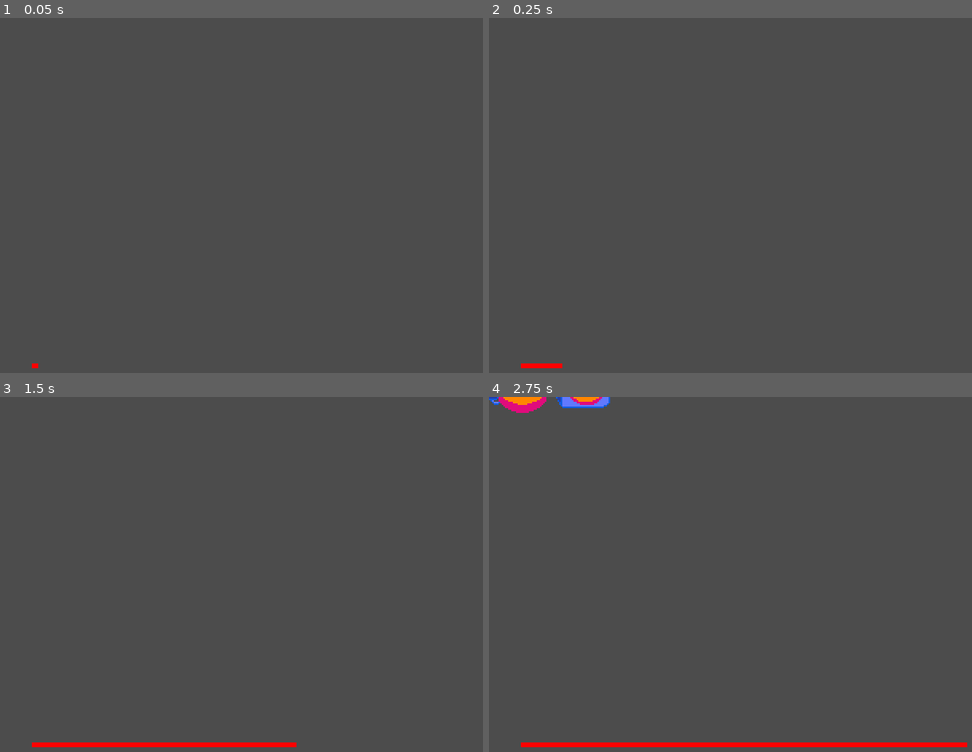
Above: before the commit, frames 1-4 (two rows, left to right).
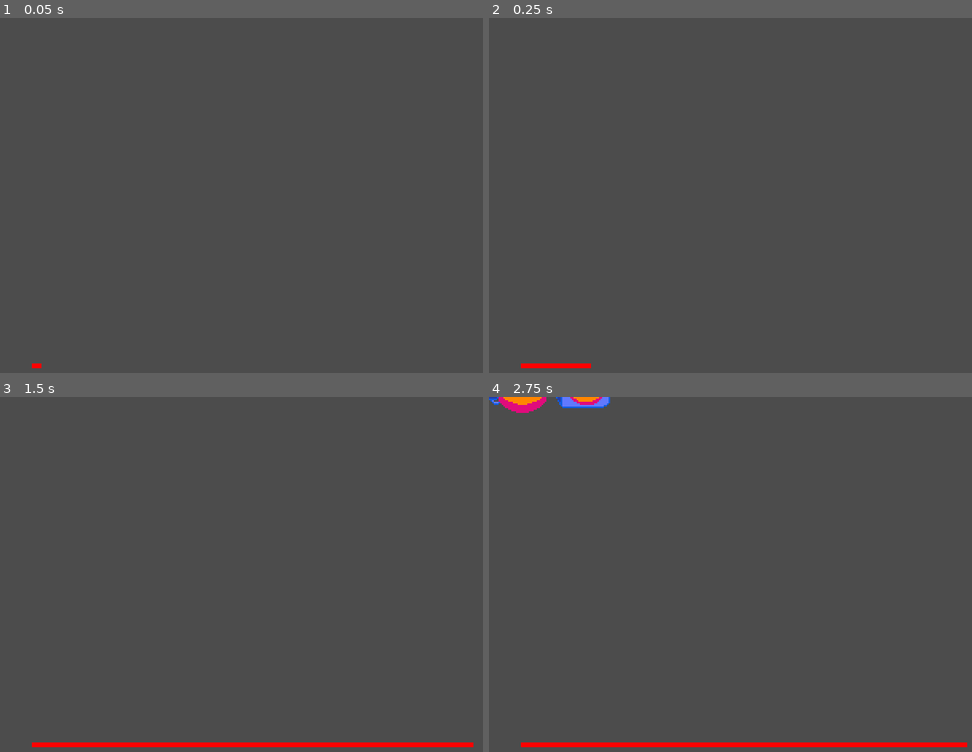
Above: after the commit, the same moments.

Repository: lethiandev/neutron-star
Game: Godot game, scene res://units/mothership_boss/mothership_boss.tscn
The game is run twice, just before and just after one commit, with the same random seed, the same clock (stepped at 60 frames per second) and the same inputs. This scene is started directly instead of the project's main scene.
Inputs:
- Up to frame 1 (0.05 s): no input
- Up to frame 2 (0.25 s): no input
- Up to frame 3 (1.5 s): tap A (action_a) at 0.6 s; tap B (action_b) at 1.35 s
- Up to frame 4 (2.75 s): tap P (action_p) at 2.1 s

The runs differ from the first frame. In frame 1, less than 0.1% of the frame differs, in the area x 7-9%, y 97-99%; in frame 2, less than 0.1%; in frame 3, 0.5%, in the area x 61-99%, y 97-99%; in frame 4, nothing differs.

Commit message:
Reduce mothership boss health by half

Diff:
--- a/src/units/mothership_boss/mothership_boss.gd
+++ b/src/units/mothership_boss/mothership_boss.gd
@@ -5,7 +5,8 @@
 
 signal completed()
 
-var health: float = 500.0
+var max_health: float = 300.0
+var health: float = max_health
 var visual_health: float = 0.0
 
 var completed: bool = false
@@ -18,7 +19,7 @@
 	_process_boss_state()
 
 func _process_interface_state(p_delta: float) -> void:
-	var new_size = max(0.0, (visual_health / 500.0) * 280.0)
+	var new_size = max(0.0, (visual_health / max_health) * 280.0)
 	$Interface/BottomAnchor/HealthBar.rect_size.x = new_size
 	visual_health = min(health, visual_health + p_delta * 200.0)
 
